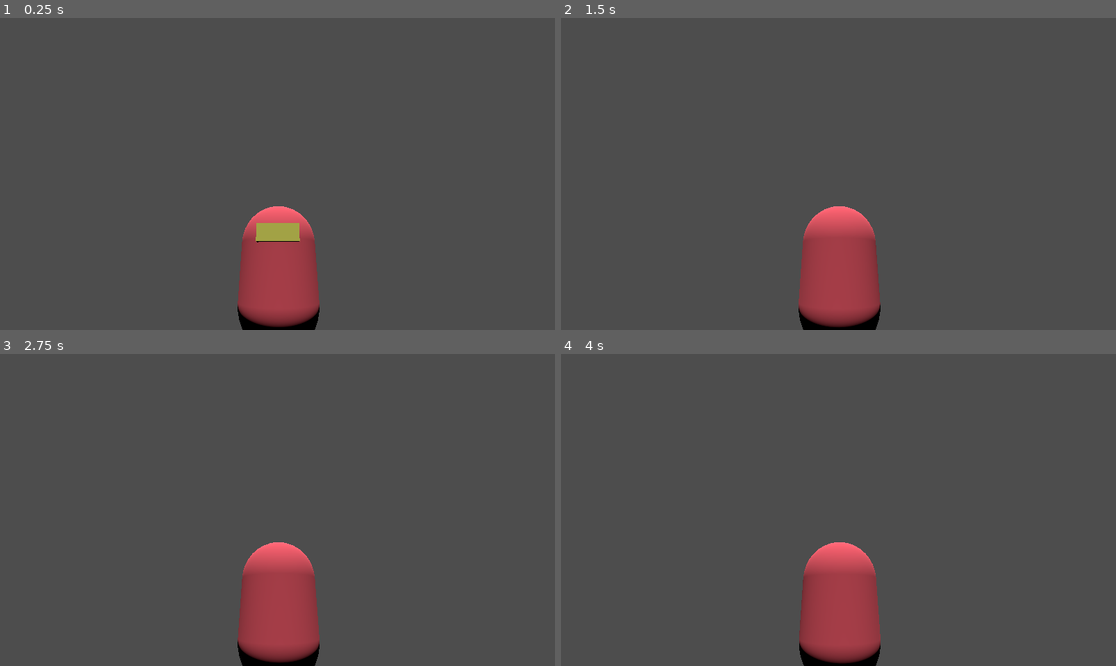
Above: before the commit, frames 1-4 (two rows, left to right).
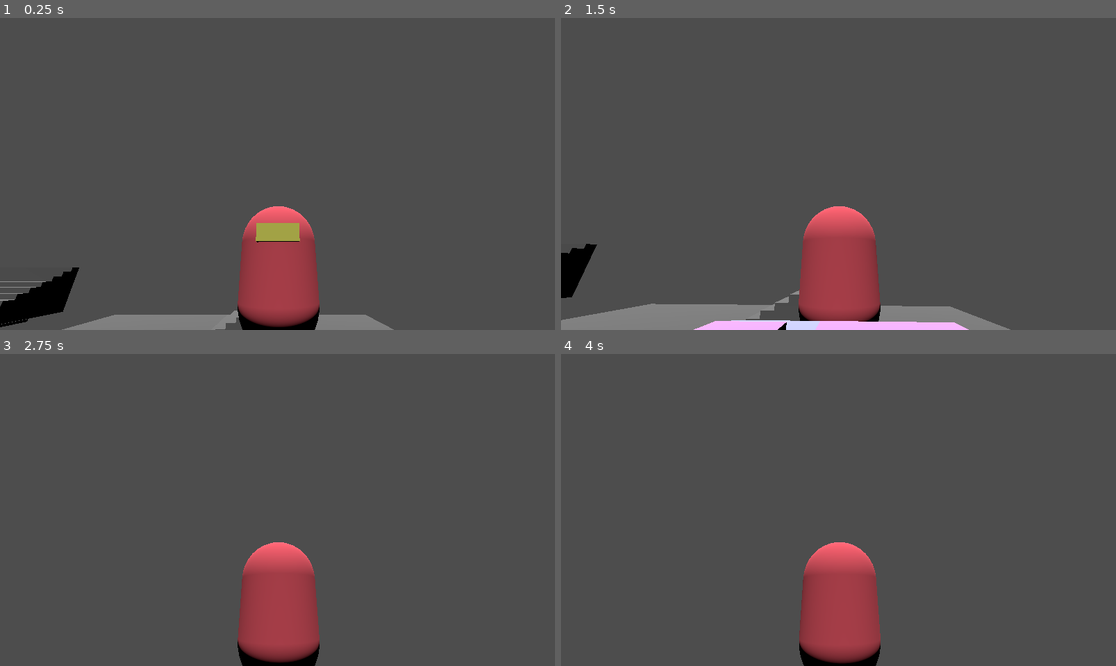
Above: after the commit, the same moments.

Repository: jamklex/3dshooter
Game: Godot game, scene res://scenes/ship/_main.tscn
The game is run twice, just before and just after one commit, with the same random seed, the same clock (stepped at 60 frames per second) and the same inputs.
Inputs (mouse positions are in pixels of both pictures, inside the frame that each line leads up to):
- Up to frame 1 (0.25 s): no input
- Up to frame 2 (1.5 s): tap Enter at 0.5 s; move the mouse to (866, 174) at 0.52 s; hold W (forward) from 0.53 s (still down); tap Space (jump) at 0.77 s; move the mouse to (810, 174) at 1.27 s
- Up to frame 3 (2.75 s): keep holding W (forward); tap Space (jump) at 1.52, 2 s; move the mouse to (288, 503) at 2.02 s
- Up to frame 4 (4 s): keep holding W (forward); tap Enter at 2.75 s; move the mouse to (832, 516) at 2.77 s; tap Space (jump) at 3.02, 3.5, 3.77 s; move the mouse to (877, 513) at 3.52 s

The runs differ from the first frame. In frame 1, 3.2% of the frame differs, in the area x 0-71%, y 79-100%; in frame 2, 5.3%, in the area x 0-81%, y 72-100%; in frame 3, less than 0.1%; in frame 4, less than 0.1%.

Commit message:
models to zero

Diff:
--- a/assets/models/corner/corner.tscn
+++ b/assets/models/corner/corner.tscn
@@ -5,11 +5,11 @@
 [node name="corner" type="Node3D"]
 
 [node name="CSGBox3D1" type="CSGBox3D" parent="."]
-transform = Transform3D(1, 0, 0, 0, 1, 0, 0, 0, 1, 0.225, 0, 0)
-size = Vector3(0.5, 1, 0.05)
+transform = Transform3D(1, 0, 0, 0, 1, 0, 0, 0, 1, 0.475, 1, 0)
+size = Vector3(1, 2, 0.05)
 material = ExtResource("1_d84bc")
 
 [node name="CSGBox3D2" type="CSGBox3D" parent="."]
-transform = Transform3D(1, 0, 0, 0, 1, 0, 0, 0, 1, 0, 0, 0.225)
+transform = Transform3D(1, 0, 0, 0, 1, 0, 0, 0, 1, 0, 1, 0.475)
 material_override = ExtResource("1_d84bc")
-size = Vector3(0.05, 1, 0.5)
+size = Vector3(0.05, 2, 1)
--- a/assets/models/floor/floor.tres
+++ b/assets/models/floor/floor.tres
@@ -1,4 +1,4 @@
 [gd_resource type="StandardMaterial3D" format=3 uid="uid://chsmadl24pdwf"]
 
 [resource]
-albedo_color = Color(0.266667, 0.266667, 0.266667, 1)
+albedo_color = Color(0.423529, 0.423529, 0.423529, 1)
--- a/assets/models/floor/floor.tscn
+++ b/assets/models/floor/floor.tscn
@@ -5,6 +5,7 @@
 [node name="floor" type="Node3D"]
 
 [node name="CSGBox3D" type="CSGBox3D" parent="."]
+transform = Transform3D(1, 0, 0, 0, 1, 0, 0, 0, 1, 0, -0.025, 0)
 use_collision = true
-size = Vector3(1, 0.05, 1)
+size = Vector3(2, 0.05, 2)
 material = ExtResource("1_bn4e4")
--- a/assets/models/roof/roof.tscn
+++ b/assets/models/roof/roof.tscn
@@ -5,6 +5,7 @@
 [node name="roof" type="Node3D"]
 
 [node name="CSGBox3D" type="CSGBox3D" parent="."]
+transform = Transform3D(1, 0, 0, 0, 1, 0, 0, 0, 1, 0, 0.025, 0)
 use_collision = true
-size = Vector3(1, 0.05, 1)
+size = Vector3(2, 0.05, 2)
 material = ExtResource("1_6tweb")
--- a/assets/models/stairs/stairs.tscn
+++ b/assets/models/stairs/stairs.tscn
@@ -5,70 +5,70 @@
 [node name="stairs" type="Node3D"]
 
 [node name="step1" type="CSGBox3D" parent="."]
-transform = Transform3D(1, 0, 0, 0, 1, 0, 0, 0, 1, 0, 0.025, 0)
+transform = Transform3D(2, 0, 0, 0, 2, 0, 0, 0, 2, 0, 0.05, 0)
 material_override = ExtResource("1_wmddc")
 use_collision = true
 size = Vector3(1, 0.05, 1)
 material = ExtResource("1_wmddc")
 
 [node name="step2" type="CSGBox3D" parent="."]
-transform = Transform3D(1, 0, 0, 0, 1, 0, 0, 0, 1, 0, 0.075, -0.05)
+transform = Transform3D(2, 0, 0, 0, 2, 0, 0, 0, 2, 0, 0.15, -0.1)
 material_override = ExtResource("1_wmddc")
 use_collision = true
 size = Vector3(1, 0.05, 0.9)
 material = ExtResource("1_wmddc")
 
 [node name="step3" type="CSGBox3D" parent="."]
-transform = Transform3D(1, 0, 0, 0, 1, 0, 0, 0, 1, 0, 0.125, -0.1)
+transform = Transform3D(2, 0, 0, 0, 2, 0, 0, 0, 2, 0, 0.25, -0.2)
 material_override = ExtResource("1_wmddc")
 use_collision = true
 size = Vector3(1, 0.05, 0.8)
 material = ExtResource("1_wmddc")
 
 [node name="step4" type="CSGBox3D" parent="."]
-transform = Transform3D(1, 0, 0, 0, 1, 0, 0, 0, 1, 0, 0.175, -0.15)
+transform = Transform3D(2, 0, 0, 0, 2, 0, 0, 0, 2, 0, 0.35, -0.3)
 material_override = ExtResource("1_wmddc")
 use_collision = true
 size = Vector3(1, 0.05, 0.7)
 material = ExtResource("1_wmddc")
 
 [node name="step5" type="CSGBox3D" parent="."]
-transform = Transform3D(1, 0, 0, 0, 1, 0, 0, 0, 1, 0, 0.225, -0.2)
+transform = Transform3D(2, 0, 0, 0, 2, 0, 0, 0, 2, 0, 0.45, -0.4)
 material_override = ExtResource("1_wmddc")
 use_collision = true
 size = Vector3(1, 0.05, 0.6)
 material = ExtResource("1_wmddc")
 
 [node name="step6" type="CSGBox3D" parent="."]
-transform = Transform3D(1, 0, 0, 0, 1, 0, 0, 0, 1, 0, 0.275, -0.25)
+transform = Transform3D(2, 0, 0, 0, 2, 0, 0, 0, 2, 0, 0.55, -0.5)
 material_override = ExtResource("1_wmddc")
 use_collision = true
 size = Vector3(1, 0.05, 0.5)
 material = ExtResource("1_wmddc")
 
 [node name="step7" type="CSGBox3D" parent="."]
-transform = Transform3D(1, 0, 0, 0, 1, 0, 0, 0, 1, 0, 0.325, -0.3)
+transform = Transform3D(2, 0, 0, 0, 2, 0, 0, 0, 2, 0, 0.65, -0.6)
 material_override = ExtResource("1_wmddc")
 use_collision = true
 size = Vector3(1, 0.05, 0.4)
 material = ExtResource("1_wmddc")
 
 [node name="step8" type="CSGBox3D" parent="."]
-transform = Transform3D(1, 0, 0, 0, 1, 0, 0, 0, 1, 0, 0.375, -0.35)
+transform = Transform3D(2, 0, 0, 0, 2, 0, 0, 0, 2, 0, 0.75, -0.7)
 material_override = ExtResource("1_wmddc")
 use_collision = true
 size = Vector3(1, 0.05, 0.3)
 material = ExtResource("1_wmddc")
 
 [node name="step9" type="CSGBox3D" parent="."]
-transform = Transform3D(1, 0, 0, 0, 1, 0, 0, 0, 1, 0, 0.425, -0.4)
+transform = Transform3D(2, 0, 0, 0, 2, 0, 0, 0, 2, 0, 0.85, -0.8)
 material_override = ExtResource("1_wmddc")
 use_collision = true
 size = Vector3(1, 0.05, 0.2)
 material = ExtResource("1_wmddc")
 
 [node name="step10" type="CSGBox3D" parent="."]
-transform = Transform3D(1, 0, 0, 0, 1, 0, 0, 0, 1, 0, 0.475, -0.45)
+transform = Transform3D(2, 0, 0, 0, 2, 0, 0, 0, 2, 0, 0.95, -0.9)
 material_override = ExtResource("1_wmddc")
 use_collision = true
 size = Vector3(1, 0.05, 0.1)
--- a/assets/models/wall/wall.tscn
+++ b/assets/models/wall/wall.tscn
@@ -5,6 +5,7 @@
 [node name="wall" type="Node3D"]
 
 [node name="CSGBox3D" type="CSGBox3D" parent="."]
+transform = Transform3D(1, 0, 0, 0, 1, 0, 0, 0, 1, 0, 1, 0)
 use_collision = true
-size = Vector3(1, 1, 0.05)
+size = Vector3(2, 2, 0.05)
 material = ExtResource("1_ldotn")
--- a/scenes/ship/_main.tscn
+++ b/scenes/ship/_main.tscn
@@ -1,10 +1,12 @@
-[gd_scene load_steps=6 format=3 uid="uid://bjs346sprn81u"]
+[gd_scene load_steps=8 format=3 uid="uid://bjs346sprn81u"]
 
 [ext_resource type="PackedScene" uid="uid://dmewbrgwb041y" path="res://assets/models/player/player.tscn" id="1_nxnoa"]
 [ext_resource type="PackedScene" uid="uid://bj0dmkliaxidt" path="res://assets/models/table/table.tscn" id="2_a5rda"]
 [ext_resource type="PackedScene" uid="uid://qqm10wa2jy86" path="res://assets/models/bed/bed.tscn" id="3_dttri"]
 [ext_resource type="PackedScene" uid="uid://k7hsukw5eo7h" path="res://assets/models/chest/chest.tscn" id="4_hcurt"]
 [ext_resource type="PackedScene" uid="uid://d2208iqm07icf" path="res://assets/models/chair/chair.tscn" id="5_g6pr5"]
+[ext_resource type="PackedScene" uid="uid://d2s7qbth7nb27" path="res://assets/models/floor/floor.tscn" id="6_jis07"]
+[ext_resource type="PackedScene" uid="uid://b0txtjr8s3wtd" path="res://assets/models/stairs/stairs.tscn" id="7_m8w1o"]
 
 [node name="_main" type="Node3D"]
 
@@ -18,10 +20,85 @@
 transform = Transform3D(1, 0, 0, 0, 1, 0, 0, 0, 1, 0, 0, 2)
 
 [node name="bed" parent="." instance=ExtResource("3_dttri")]
-transform = Transform3D(1, 0, 0, 0, 1, 0, 0, 0, 1, 2, 0, -1)
+transform = Transform3D(1, 0, 0, 0, 1, 0, 0, 0, 1, 2, -0.0861514, -1)
 
 [node name="chest" parent="." instance=ExtResource("4_hcurt")]
 transform = Transform3D(1, 0, 0, 0, 1, 0, 0, 0, 1, 1.52641, -0.0784573, 1.81188)
 
 [node name="chair" parent="." instance=ExtResource("5_g6pr5")]
 transform = Transform3D(-0.997574, 0, -0.0696173, 0, 1, 0, 0.0696173, 0, -0.997574, 0.0427959, -0.157461, 3.38089)
+
+[node name="ground" type="Node3D" parent="."]
+transform = Transform3D(1, 0, 0, 0, 1, 0, 0, 0, 1, -2.35401, -0.359051, -0.618325)
+
+[node name="floor" parent="ground" instance=ExtResource("6_jis07")]
+transform = Transform3D(1, 0, 0, 0, 1, 0, 0, 0, 1, 0, 0, -4.10988)
+
+[node name="floor5" parent="ground" instance=ExtResource("6_jis07")]
+transform = Transform3D(1, 0, 0, 0, 1, 0, 0, 0, 1, 0, 0, 3.89012)
+
+[node name="floor4" parent="ground" instance=ExtResource("6_jis07")]
+transform = Transform3D(1, 0, 0, 0, 1, 0, 0, 0, 1, 0, 0, 1.89012)
+
+[node name="floor3" parent="ground" instance=ExtResource("6_jis07")]
+transform = Transform3D(1, 0, 0, 0, 1, 0, 0, 0, 1, 0, 0, -0.109878)
+
+[node name="floor2" parent="ground" instance=ExtResource("6_jis07")]
+transform = Transform3D(1, 0, 0, 0, 1, 0, 0, 0, 1, 0, 0, -2.10988)
+
+[node name="floor6" parent="ground" instance=ExtResource("6_jis07")]
+transform = Transform3D(1, 0, 0, 0, 1, 0, 0, 0, 1, 2, 0, -4.10988)
+
+[node name="floor7" parent="ground" instance=ExtResource("6_jis07")]
+transform = Transform3D(1, 0, 0, 0, 1, 0, 0, 0, 1, 2, 0, 3.89012)
+
+[node name="floor8" parent="ground" instance=ExtResource("6_jis07")]
+transform = Transform3D(1, 0, 0, 0, 1, 0, 0, 0, 1, 2, 0, 1.89012)
+
+[node name="floor9" parent="ground" instance=ExtResource("6_jis07")]
+transform = Transform3D(1, 0, 0, 0, 1, 0, 0, 0, 1, 2, 0, -0.109878)
+
+[node name="floor10" parent="ground" instance=ExtResource("6_jis07")]
+transform = Transform3D(1, 0, 0, 0, 1, 0, 0, 0, 1, 2, 0, -2.10988)
+
+[node name="floor11" parent="ground" instance=ExtResource("6_jis07")]
+transform = Transform3D(1, 0, 0, 0, 1, 0, 0, 0, 1, 4, 0, -4.10988)
+
+[node name="floor12" parent="ground" instance=ExtResource("6_jis07")]
+transform = Transform3D(1, 0, 0, 0, 1, 0, 0, 0, 1, 4, 0, 3.89012)
+
+[node name="floor13" parent="ground" instance=ExtResource("6_jis07")]
+transform = Transform3D(1, 0, 0, 0, 1, 0, 0, 0, 1, 4, 0, 1.89012)
+
+[node name="floor14" parent="ground" instance=ExtResource("6_jis07")]
+transform = Transform3D(1, 0, 0, 0, 1, 0, 0, 0, 1, 4, 0, -0.109878)
+
+[node name="floor15" parent="ground" instance=ExtResource("6_jis07")]
+transform = Transform3D(1, 0, 0, 0, 1, 0, 0, 0, 1, 4, 0, -2.10988)
+
+[node name="floor16" parent="ground" instance=ExtResource("6_jis07")]
+transform = Transform3D(1, 0, 0, 0, 1, 0, 0, 0, 1, 6, 0, -2.10988)
+
+[node name="floor17" parent="ground" instance=ExtResource("6_jis07")]
+transform = Transform3D(1, 0, 0, 0, 1, 0, 0, 0, 1, 6, 0, -4.10988)
+
+[node name="floor18" parent="ground" instance=ExtResource("6_jis07")]
+transform = Transform3D(1, 0, 0, 0, 1, 0, 0, 0, 1, 6, 0, 3.89012)
+
+[node name="floor19" parent="ground" instance=ExtResource("6_jis07")]
+transform = Transform3D(1, 0, 0, 0, 1, 0, 0, 0, 1, 6, 0, 1.89012)
+
+[node name="floor20" parent="ground" instance=ExtResource("6_jis07")]
+transform = Transform3D(1, 0, 0, 0, 1, 0, 0, 0, 1, 6, 0, -0.109878)
+
+[node name="floor21" parent="ground" instance=ExtResource("6_jis07")]
+transform = Transform3D(1, 0, 0, 0, 1, 0, 0, 0, 1, 6, 0, -2.10988)
+
+[node name="stairs" parent="." instance=ExtResource("7_m8w1o")]
+transform = Transform3D(-4.37114e-08, 0, -1, 0, 1, 0, 1, 0, -4.37114e-08, 1.39461, -0.330454, -3.90974)
+
+[node name="floor" parent="." instance=ExtResource("6_jis07")]
+transform = Transform3D(1, 0, 0, 0, 1, 0, 0, 0, 1, -4.48997, 0, -2.149)
+
+[node name="stairs2" parent="." instance=ExtResource("7_m8w1o")]
+transform = Transform3D(1, 0, 0, 0, 1, 0, 0, 0, 1, -4.49599, 0, -2.927)
